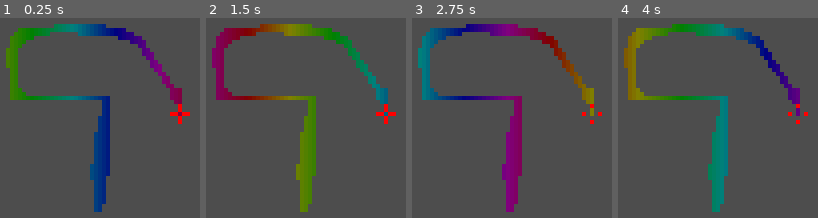
Above: before the commit, frames 1-4 (left to right).
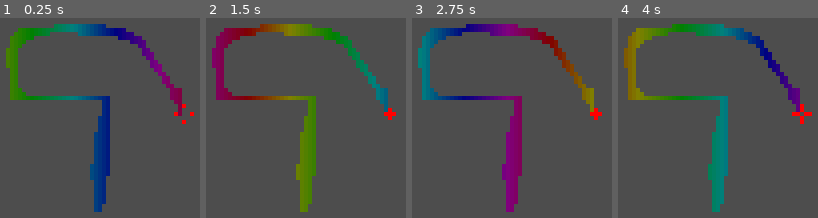
Above: after the commit, the same moments.

Repository: SnekOfSpice/lowrezjam-2025-2
Game: Godot game, scene res://game/levels/arizona/arizona.tscn
Two runs of this game, one before a commit and one after it. Both use one fixed random seed, a clock stepped at 60 frames per second and the inputs below. This scene is started directly instead of the project's main scene.
Inputs (mouse positions are in pixels of both pictures, inside the frame that each line leads up to):
- Up to frame 1 (0.25 s): no input
- Up to frame 2 (1.5 s): move the mouse to (368, 100) at 0.52 s; move the mouse to (260, 124) at 1.27 s
- Up to frame 3 (2.75 s): move the mouse to (544, 56) at 2.02 s
- Up to frame 4 (4 s): move the mouse to (712, 164) at 2.77 s; move the mouse to (800, 150) at 3.52 s

The runs differ from the first frame. In frame 1, 0.4% of the frame differs, in the area x 85-97%, y 43-53%; in frame 2, 0.4%; in frame 3, 0.3%; in frame 4, 0.4%.

Commit message:
add lore and other stuff

Diff:
--- a/game/levels/arizona/arizona.tscn
+++ b/game/levels/arizona/arizona.tscn
@@ -1,11 +1,9 @@
-[gd_scene load_steps=9 format=3 uid="uid://c43042o7rovlc"]
+[gd_scene load_steps=6 format=3 uid="uid://c43042o7rovlc"]
 
 [ext_resource type="Shader" uid="uid://b6t3ll4m4q4uk" path="res://game/src/stencil/stencils/track.gdshader" id="1_w0aqh"]
 [ext_resource type="Texture2D" uid="uid://pqrjof873ly3" path="res://game/levels/arizona/course.png" id="2_j062u"]
 [ext_resource type="Script" uid="uid://cmj5jya5464st" path="res://game/src/stencil/stencil.gd" id="3_rkol4"]
-[ext_resource type="Texture2D" uid="uid://j5vw7qetoitk" path="res://game/start_marker4.png" id="4_oj6my"]
-[ext_resource type="Texture2D" uid="uid://chugpxp3h87p5" path="res://game/start_marker2.png" id="5_oisn1"]
-[ext_resource type="Texture2D" uid="uid://1f0a5aw5fvhc" path="res://game/start_marker.png" id="6_2g0hg"]
+[ext_resource type="PackedScene" uid="uid://dpw1jokkx8oj6" path="res://game/levels/start_marker.tscn" id="4_w5buw"]
 
 [sub_resource type="ShaderMaterial" id="ShaderMaterial_tfact"]
 shader = ExtResource("1_w0aqh")
@@ -13,31 +11,11 @@
 shader_parameter/speed = 0.5
 shader_parameter/angle = 0.0
 
-[sub_resource type="SpriteFrames" id="SpriteFrames_0eh1b"]
-animations = [{
-"frames": [{
-"duration": 1.0,
-"texture": ExtResource("4_oj6my")
-}, {
-"duration": 1.0,
-"texture": ExtResource("5_oisn1")
-}, {
-"duration": 1.0,
-"texture": ExtResource("6_2g0hg")
-}],
-"loop": true,
-"name": &"default",
-"speed": 2.0
-}]
-
 [node name="Arizona" type="Sprite2D"]
 material = SubResource("ShaderMaterial_tfact")
 texture = ExtResource("2_j062u")
 centered = false
 script = ExtResource("3_rkol4")
 
-[node name="StartMarker" type="AnimatedSprite2D" parent="."]
-position = Vector2(50, 32)
-sprite_frames = SubResource("SpriteFrames_0eh1b")
-autoplay = "default"
-frame = 2
+[node name="StartMarker" parent="." instance=ExtResource("4_w5buw")]
+position = Vector2(51, 32)
--- /dev/null
+++ b/game/levels/start_marker.tscn
@@ -0,0 +1,27 @@
+[gd_scene load_steps=5 format=3 uid="uid://dpw1jokkx8oj6"]
+
+[ext_resource type="Texture2D" uid="uid://j5vw7qetoitk" path="res://game/start_marker4.png" id="1_ibu2j"]
+[ext_resource type="Texture2D" uid="uid://chugpxp3h87p5" path="res://game/start_marker2.png" id="2_6n22i"]
+[ext_resource type="Texture2D" uid="uid://1f0a5aw5fvhc" path="res://game/start_marker.png" id="3_alhkb"]
+
+[sub_resource type="SpriteFrames" id="SpriteFrames_0eh1b"]
+animations = [{
+"frames": [{
+"duration": 1.0,
+"texture": ExtResource("1_ibu2j")
+}, {
+"duration": 1.0,
+"texture": ExtResource("2_6n22i")
+}, {
+"duration": 1.0,
+"texture": ExtResource("3_alhkb")
+}],
+"loop": true,
+"name": &"default",
+"speed": 2.0
+}]
+
+[node name="StartMarker" type="AnimatedSprite2D"]
+sprite_frames = SubResource("SpriteFrames_0eh1b")
+autoplay = "default"
+frame_progress = 0.639501
--- a/game/levels/utah/utah.tscn
+++ b/game/levels/utah/utah.tscn
@@ -1,11 +1,9 @@
-[gd_scene load_steps=9 format=3 uid="uid://bt7slau8bxvoe"]
+[gd_scene load_steps=6 format=3 uid="uid://bt7slau8bxvoe"]
 
 [ext_resource type="Shader" uid="uid://b6t3ll4m4q4uk" path="res://game/src/stencil/stencils/track.gdshader" id="1_fiiac"]
 [ext_resource type="Texture2D" uid="uid://cri83lx2i82j6" path="res://game/levels/utah/course.png" id="1_ty0d3"]
 [ext_resource type="Script" uid="uid://cmj5jya5464st" path="res://game/src/stencil/stencil.gd" id="2_fiiac"]
-[ext_resource type="Texture2D" uid="uid://1f0a5aw5fvhc" path="res://game/start_marker.png" id="3_tfact"]
-[ext_resource type="Texture2D" uid="uid://j5vw7qetoitk" path="res://game/start_marker4.png" id="4_0eh1b"]
-[ext_resource type="Texture2D" uid="uid://chugpxp3h87p5" path="res://game/start_marker2.png" id="4_tfact"]
+[ext_resource type="PackedScene" uid="uid://dpw1jokkx8oj6" path="res://game/levels/start_marker.tscn" id="4_bqh7p"]
 
 [sub_resource type="ShaderMaterial" id="ShaderMaterial_tfact"]
 shader = ExtResource("1_fiiac")
@@ -13,31 +11,11 @@
 shader_parameter/speed = 0.5
 shader_parameter/angle = 0.0
 
-[sub_resource type="SpriteFrames" id="SpriteFrames_0eh1b"]
-animations = [{
-"frames": [{
-"duration": 1.0,
-"texture": ExtResource("4_0eh1b")
-}, {
-"duration": 1.0,
-"texture": ExtResource("4_tfact")
-}, {
-"duration": 1.0,
-"texture": ExtResource("3_tfact")
-}],
-"loop": true,
-"name": &"default",
-"speed": 2.0
-}]
-
 [node name="Utah" type="Sprite2D"]
 material = SubResource("ShaderMaterial_tfact")
 texture = ExtResource("1_ty0d3")
 centered = false
 script = ExtResource("2_fiiac")
 
-[node name="StartMarker" type="AnimatedSprite2D" parent="."]
-position = Vector2(13, 11)
-sprite_frames = SubResource("SpriteFrames_0eh1b")
-autoplay = "default"
-frame_progress = 0.639501
+[node name="StartMarker" parent="." instance=ExtResource("4_bqh7p")]
+position = Vector2(22, 15)
--- a/main.gd
+++ b/main.gd
@@ -5,6 +5,11 @@
 	"arizona",
 ]
 
+# optional array of lines to show at the start of the level
+const LORE := {
+	"utah" : ["this place gay as hell"]
+}
+
 ## used for dev purposes
 @export var skip_notifications := false
 
@@ -22,7 +27,8 @@
 var accuracies := []
 var time_taken := []
 
-var time_left := 10.0
+const TIME_PER_LEVEL := 15.0
+var time_left := TIME_PER_LEVEL
 
 func _ready() -> void:
 	%Notification.visible_characters = 0
@@ -67,7 +73,9 @@
 				goal_pixels.append(Vector2i(coord))
 	pixel_tracker = goal_pixels.duplicate(true)
 
-	notify([level_name], 1)
+	var intro_messages := [level_name]
+	intro_messages.append_array(LORE.get(level_name, []))
+	notify(intro_messages, 1)
 	level_started = false
 
 var level_time := 0.0
@@ -167,12 +175,12 @@
 	var missed : float = float(missed_pixels.size()) / float(goal_pixels.size())
 	var overdraw : float = float(overdrawn_pixels.size()) / float(goal_pixels.size())
 
-	var accuracy := clampf(base - (missed * 0.5) - (overdraw * 0.5), 0, 1)
+	var accuracy := clampf(base - max(missed, overdraw), 0, 1)
 	accuracies.append(accuracies)
 	time_taken.append(level_time)
 
 	# only relevant for time attack
-	var time_gained = accuracy * 1.33
+	var time_gained = accuracy * 1.33 * TIME_PER_LEVEL
 	time_left += time_gained
 
 	for marker : Node2D in %MarkerOverlay.get_children():
Binary file changed: game/levels/utah/course.png
